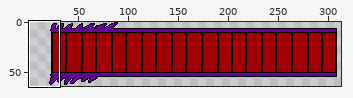
A sprite sheet gets an edit: Boss HP20.png. The first picture is a wide view before the edit; the outline marks the close-up.
Close-up. As it was:
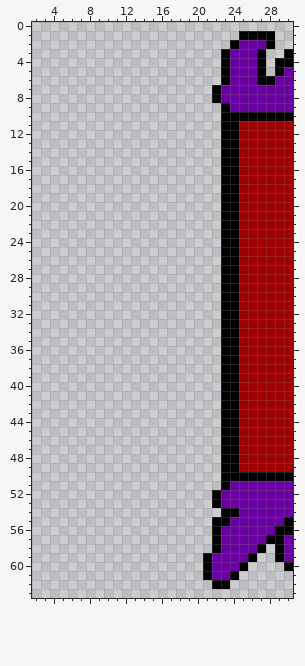
The file is 324x64 pixels. Pixels under 10% opacity are left out. Colours within 5 levels of each other are drawn and written as one. Shown: x 2..30, y 0..63. The wide view leaves out empty margins.
The result:
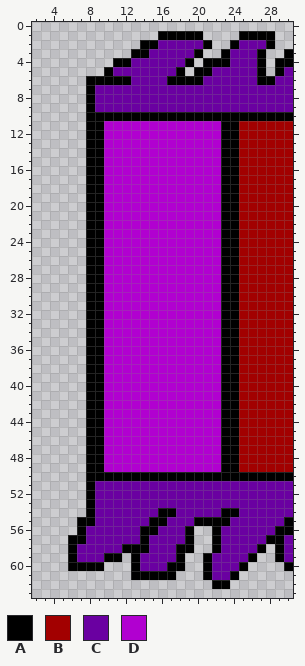
Palette (. is transparent): A #000000  B #a20000  C #6a00a1  D #b100d0
From old to new:
Colour A is added in row 1 at x 16 to 20; in row 2 at x 14 to 15 and 21; in row 3 at x 13 to 14 and 20; in row 4 at x 11 to 12, 19 and 21 to 22; in row 5 at x 10, 18 and 20 to 21; in row 6 at x 8 to 12 and 17 to 20.
Colour A is added in rows 7 to 9 at x 8; in row 10 at x 8 to 22; in rows 11 to 49 at x 8 to 9; in row 50 at x 8 to 22; in rows 51 to 53 at x 8; in row 54 at x 8 and 16 to 17.
Colour A is added in row 55 at x 7 to 8, 15 to 16 and 20 to 21; in row 56 at x 7, 14 to 15 and 19; in row 57 at x 6 to 7, 14 and 19; in row 58 at x 6, 12 to 14 and 18 to 19; in row 59 at x 6, 10 to 11, 13 and 18; in row 60 at x 6 to 9, 13 and 17 to 18.
Colour A is added in row 61 at x 13 to 17.
Colour C is added in row 2 at x 16 to 20; in row 3 at x 15 to 19; in row 4 at x 13 to 18; in row 5 at x 11 to 17 and 22; in row 6 at x 13 to 16 and 21 to 22; in rows 7 to 8 at x 9 to 21.
Colour C is added in row 9 at x 9 to 22; in row 51 at x 9 to 22; in rows 52 to 53 at x 9 to 21; in row 54 at x 9 to 15 and 18 to 22; in row 55 at x 9 to 14 and 17 to 19; in row 56 at x 8 to 13 and 16 to 18.
Colour C is added in row 57 at x 8 to 13 and 15 to 18; in row 58 at x 7 to 11 and 15 to 17; in row 59 at x 7 to 9 and 14 to 17; in row 60 at x 14 to 16.
Colour C replaces colour A in rows 5 to 6 at x 23; in rows 7 to 8 at x 22; in row 9 at x 23; in row 51 at x 23; in rows 52 to 53 at x 22.
Colour D is added in rows 11 to 49 at x 10 to 22.
